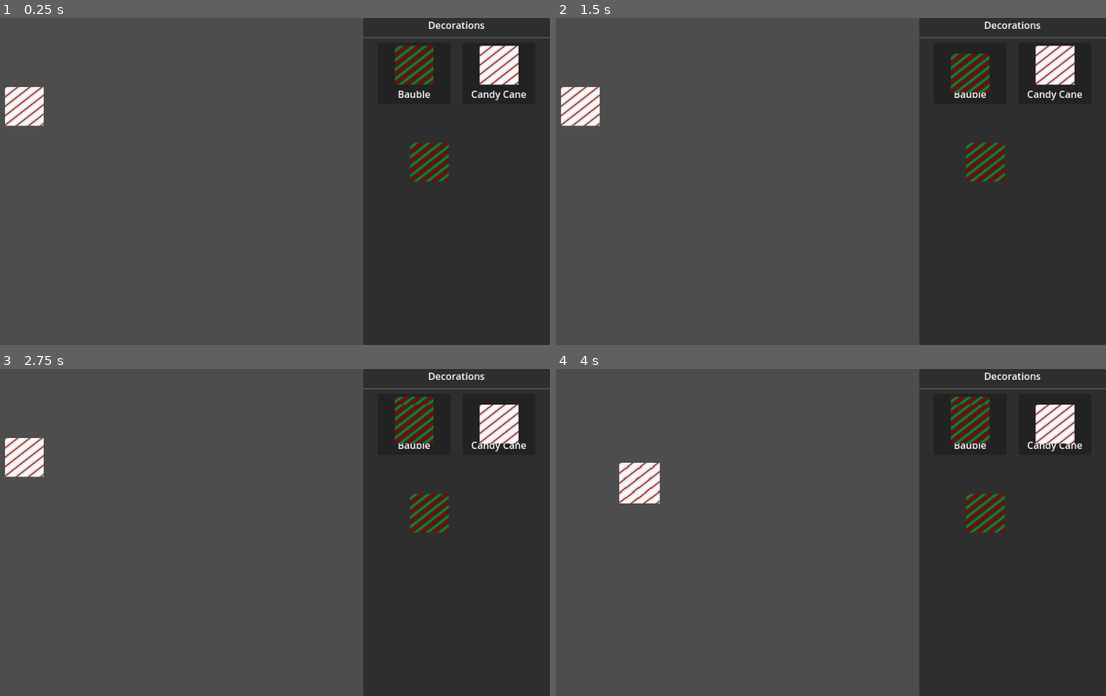
Above: before the commit, frames 1-4 (two rows, left to right).
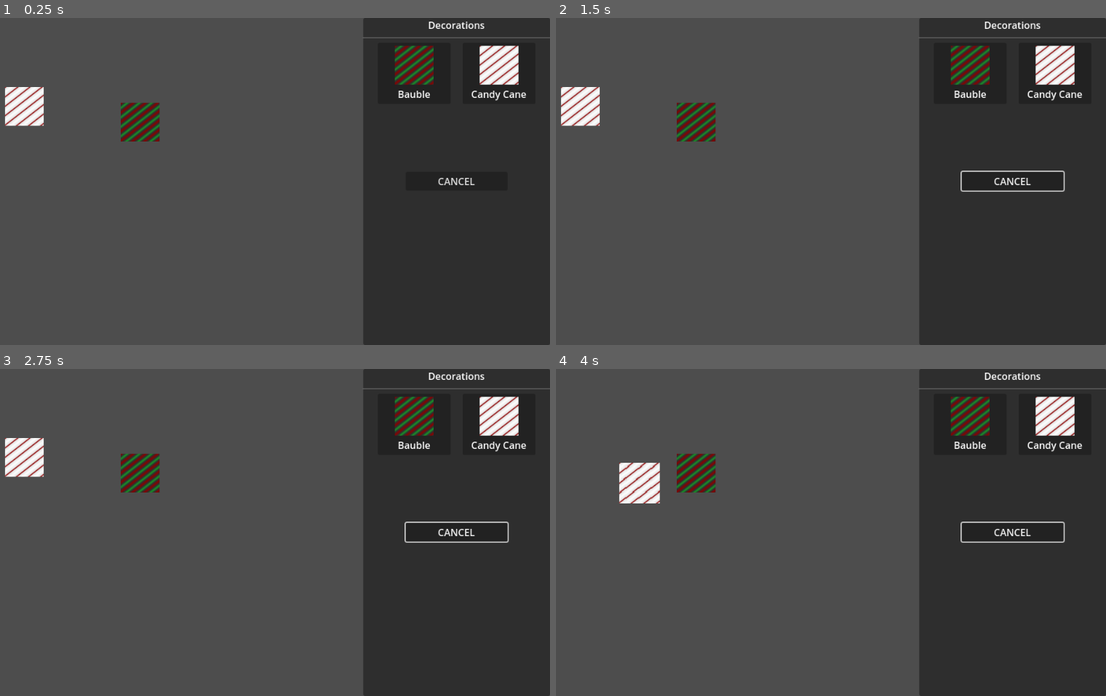
Above: after the commit, the same moments.

Repository: Obliii/ChrimTreeProject
Game: Godot game, scene res://Scenes/decoration_scene.tscn
Same seed, same stepped clock (60 frames per second), same inputs: the game is played once before the commit and once after it. This scene is started directly instead of the project's main scene.
Inputs (mouse positions are in pixels of both pictures, inside the frame that each line leads up to):
- Up to frame 1 (0.25 s): no input
- Up to frame 2 (1.5 s): click (1012, 181) at 0.5 s, where only the run after the commit has a clickable "CANCEL"; drag from (968, 73) to (875, 109) at 1.27 s
- Up to frame 3 (2.75 s): drag from (500, 424) to (231, 597) at 2.02 s
- Up to frame 4 (4 s): move the mouse to (985, 512) at 2.77 s; press the mouse at (985, 512) at 2.78 s; release the mouse at (985, 512) at 3.5 s; drag from (578, 457) to (638, 483) at 3.52 s

The runs differ from the first frame. In frame 1, 1.6% of the frame differs, in the area x 21-87%, y 26-52%; in frame 2, 2.6%; in frame 3, 3.1%, in the area x 21-95%, y 8-54%; in frame 4, 3.1%.

Commit message:
Further decoration selection

Diff:
--- a/Objects/Scenes/decoration_menu.tscn
+++ b/Objects/Scenes/decoration_menu.tscn
@@ -18,32 +18,51 @@
 decoration_item_scene = ExtResource("3_i870r")
 metadata/_edit_group_ = true
 
-[node name="ScrollContainer" type="ScrollContainer" parent="."]
-layout_mode = 2
-
-[node name="VBoxContainer" type="VBoxContainer" parent="ScrollContainer"]
+[node name="Selection" type="VBoxContainer" parent="."]
 layout_mode = 2
 size_flags_horizontal = 3
 size_flags_vertical = 3
 
-[node name="Label" type="Label" parent="ScrollContainer/VBoxContainer"]
+[node name="Label" type="Label" parent="Selection"]
 layout_mode = 2
 text = "Decorations"
 horizontal_alignment = 1
 
-[node name="HSeparator" type="HSeparator" parent="ScrollContainer/VBoxContainer"]
+[node name="HSeparator" type="HSeparator" parent="Selection"]
 layout_mode = 2
 theme_override_constants/separation = 10
 
-[node name="MarginContainer" type="MarginContainer" parent="ScrollContainer/VBoxContainer"]
+[node name="ScrollContainer" type="ScrollContainer" parent="Selection"]
 layout_mode = 2
+size_flags_vertical = 3
+
+[node name="MarginContainer" type="MarginContainer" parent="Selection/ScrollContainer"]
+layout_mode = 2
+size_flags_horizontal = 3
+size_flags_vertical = 3
 theme_override_constants/margin_left = 10
 theme_override_constants/margin_right = 10
 
-[node name="DecorationGrid" type="GridContainer" parent="ScrollContainer/VBoxContainer/MarginContainer"]
+[node name="DecorationGrid" type="GridContainer" parent="Selection/ScrollContainer/MarginContainer"]
 unique_name_in_owner = true
 layout_mode = 2
 size_flags_horizontal = 4
 theme_override_constants/h_separation = 20
 theme_override_constants/v_separation = 10
 columns = 2
+
+[node name="Cancel" type="VBoxContainer" parent="."]
+layout_mode = 2
+
+[node name="MarginContainer" type="MarginContainer" parent="Cancel"]
+layout_mode = 2
+size_flags_vertical = 3
+theme_override_constants/margin_left = 70
+theme_override_constants/margin_right = 70
+
+[node name="Button" type="Button" parent="Cancel/MarginContainer"]
+layout_mode = 2
+size_flags_vertical = 6
+text = "CANCEL"
+
+[connection signal="pressed" from="Cancel/MarginContainer/Button" to="." method="_on_button_pressed"]
--- a/Objects/Scripts/decoration_selector.gd
+++ b/Objects/Scripts/decoration_manager.gd
@@ -1,12 +1,14 @@
-class_name DecorationSelector
+class_name DecorationManager
 extends Node2D
 
 @onready var decoration_menu: DecorationMenu = %DecorationMenu
 
+var selected_decoration: Decoration
 
 # Called when the node enters the scene tree for the first time.
 func _ready() -> void:
-	pass # Replace with function body.
+	if !selected_decoration:
+		return
 
 
 # Called every frame. 'delta' is the elapsed time since the previous frame.
@@ -15,10 +17,15 @@
 
 
 func _on_decoration_menu_decoration_created(decoration: Decoration) -> void:
-	get_parent().add_child(decoration)
+	add_child(decoration)
 	decoration.global_position = get_global_mouse_position()
 
+func clear_all_decorations() -> void:
+	selected_decoration = null
+	decoration_menu.deselect_menu_items()
 
+	for decoration: Decoration in get_children():
+		decoration.queue_free()
 
 # Selecting Decorations
 # I'd like to only have one decoration selectable / holdable
--- a/Objects/Scripts/decoration_menu.gd
+++ b/Objects/Scripts/decoration_menu.gd
@@ -10,6 +10,8 @@
 
 signal decoration_created(decoration: Decoration)
 signal item_deselected()
+
+signal cancel_pressed()
 
 # Called when the node enters the scene tree for the first time.
 func _ready() -> void:
@@ -45,3 +47,8 @@
 	spawned_decoration.decoration_info = decoration_info
 	decoration_created.emit(spawned_decoration)
 	pass
+
+
+
+func _on_button_pressed() -> void:
+	cancel_pressed.emit()
--- a/Scenes/decoration_scene.tscn
+++ b/Scenes/decoration_scene.tscn
@@ -1,9 +1,9 @@
 [gd_scene load_steps=5 format=3 uid="uid://cyexxbuodq2w"]
 
-[ext_resource type="PackedScene" uid="uid://bpk7tugnv82h8" path="res://Objects/Scenes/decoration_menu.tscn" id="1_vl1ey"]
+[ext_resource type="PackedScene" uid="uid://cbqsvbbbl10bq" path="res://Objects/Scenes/decoration_menu.tscn" id="1_vl1ey"]
 [ext_resource type="PackedScene" uid="uid://dxwwkypmyimqv" path="res://Objects/Scenes/decoration.tscn" id="2_6amu3"]
 [ext_resource type="Resource" uid="uid://b8pddfux6j1oy" path="res://Resources/Decorations/candy_cane.tres" id="3_krofv"]
-[ext_resource type="Script" path="res://Objects/Scripts/decoration_selector.gd" id="4_pvr2x"]
+[ext_resource type="Script" path="res://Objects/Scripts/decoration_manager.gd" id="4_pvr2x"]
 
 [node name="DecorationScene" type="Node2D"]
 
@@ -12,15 +12,16 @@
 
 [node name="DecorationMenu" parent="DecorationUI" instance=ExtResource("1_vl1ey")]
 unique_name_in_owner = true
+mouse_filter = 1
 
-[node name="Decoration" parent="." instance=ExtResource("2_6amu3")]
-position = Vector2(761, 238)
+[node name="DecorationManager" type="Node2D" parent="."]
+script = ExtResource("4_pvr2x")
 
-[node name="Decoration2" parent="." instance=ExtResource("2_6amu3")]
+[node name="Decoration2" parent="DecorationManager" instance=ExtResource("2_6amu3")]
 position = Vector2(93, 146)
 decoration_info = ExtResource("3_krofv")
 
-[node name="DecorationSelector" type="Node2D" parent="."]
-script = ExtResource("4_pvr2x")
+[node name="Decoration" parent="DecorationManager" instance=ExtResource("2_6amu3")]
+position = Vector2(284, 172)
 
-[connection signal="decoration_created" from="DecorationUI/DecorationMenu" to="DecorationSelector" method="_on_decoration_menu_decoration_created"]
+[connection signal="decoration_created" from="DecorationUI/DecorationMenu" to="DecorationManager" method="_on_decoration_menu_decoration_created"]
Not shown: 1 places in Objects/Scenes/decoration_menu.tscn that only renumber resources
Not shown: 1 places in Objects/Scenes/decoration_menu_item.tscn that only renumber resources
